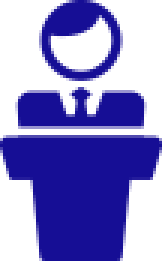
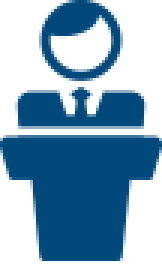
Layers edited between the first and the second 162×264 image:
pixels changed over [0, 0, 162, 261] (layer not identified)
